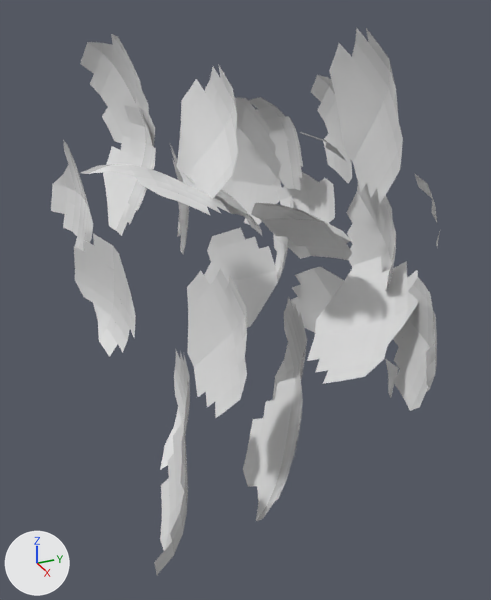
The OBJ model worlds/soybean_farm/models/soybean_plant/meshes/soybean_30d.obj as it was, and as the next commit left it.
Camera for both pictures: a camera (50 mm lens) standing at (0.564, -0.527, 0.27) and looking at (-0.015, -0.267, -0.02). The axes (+X, +Y, +Z) are drawn at lower left. The lights are the same throughout. The picture after the commit comes second. Where no turn or scale is listed for an object, it has been applied to the vertices. Vertices at exactly the same position are counted once.

The scene before the commit, as lines of its bpy script (objects in view):
```python
me_leaf = bpy.data.meshes.new('leaf')
me_leaf.from_pydata(...)  # 31304 vertices, 2416 faces, 17718 loose edges; spans x -0.304..0.235, y -0.479..0.001, z -0.154..0.243
me_leaf.materials.append(mat_material1)  # its picture is missing
ob_leaf = bpy.data.objects.new('leaf', me_leaf)
ob_leaf.location = (0.0, 0.0, 0.0)
```
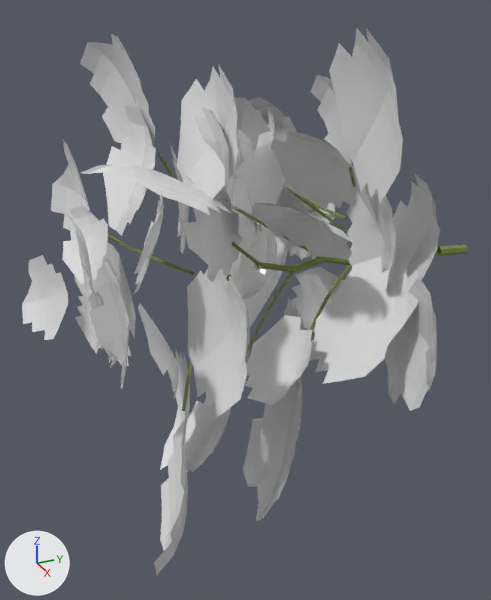
Location of each change, [x1, y1, x2, y2] in pixels of the pictures (491 x 600 px):
'leaf', reshaped
    before: [51, 28, 440, 575]
    after: [22, 28, 440, 575]
'petiole', added
    after: [108, 152, 355, 411]
'shoot', added
    after: [254, 245, 468, 272]
part 1 of me_leaf, built on
    after: [22, 107, 437, 472]

Diff of the bpy script that builds the scene:
```diff
--- a/worlds/soybean_farm/models/soybean_plant/meshes/soybean_30d.obj.py
+++ b/worlds/soybean_farm/models/soybean_plant/meshes/soybean_30d.obj.py
@@ mat_material2 @@
+mat_material2 = principled_material('material2')
+mat_material2.base_color = (0.2, 0.25, 0.05)  # green #7c893f
+mat_material2.roughness = 0.0513
@@ me_leaf @@
 # used by ob_leaf; location = (0.0, 0.0, 0.0)
-me_leaf.from_pydata(...)  # 31304 vertices, 2416 faces, 17718 loose edges; spans x -0.304..0.235, y -0.479..0.001, z -0.154..0.243
+me_leaf.from_pydata(...)  # 22577 vertices, 5751 faces, 10683 loose edges; spans x -0.304..0.235, y -0.479..-0.043, z -0.154..0.243
+# me_leaf part 1: 14 vertices moved within x -0.041..0.0, y -0.13..-0.094, z -0.012..0.038; 9685 vertices removed from x -0.22..0.178, y -0.477..0.001, z -0.136..0.177; 958 vertices added at x -0.22..0.174, y -0.47..-0.094, z -0.137..0.177
 me_leaf.materials.append(mat_material1)
@@ me_shoot @@
+me_shoot.from_pydata(...)  # 2281 vertices, 686 faces, 1274 loose edges; spans x -0.09..0.02, y -0.401..0.001, z -0.005..0.078
+me_shoot.materials.append(mat_material2)  # green #7c893f
@@ me_petiole @@
+me_petiole.from_pydata(...)  # 3041 vertices, 609 faces, 1131 loose edges; spans x -0.173..0.123, y -0.442..-0.039, z -0.074..0.126
+me_petiole.materials.append(mat_material2)  # green #7c893f
@@ ob_shoot @@
+ob_shoot = bpy.data.objects.new('shoot', me_shoot)
+ob_shoot.location = (0.0, 0.0, 0.0)
@@ ob_petiole @@
+ob_petiole = bpy.data.objects.new('petiole', me_petiole)
+ob_petiole.location = (0.0, 0.0, 0.0)
```
